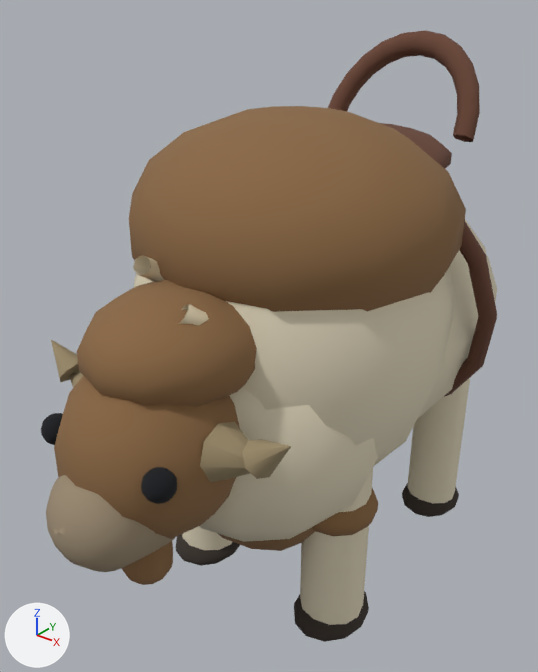
The glTF model models/bison.glb as it was, and as the next commit left it.
Before and after are seen from a 50 mm lens placed at (2.54, -3.71, 3.92), pointed at (-0.2, -0.28, 1.79). Lighting does not change. The marker at lower left points along +X, +Y and +Z. The older version comes first. Where no turn or scale is listed for an object, it has been applied to the vertices. Vertices at exactly the same position are counted once.

Names of what the first picture shows: 'coat', 'eyes', 'head', 'hooves', 'horns', 'marking', 'muzzle', 'saddle', 'wool'.
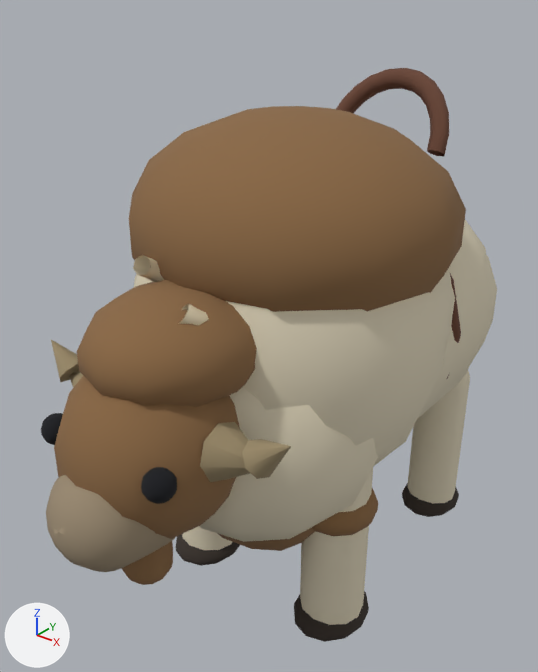
Patch to the scene script:
```diff
--- a/models/bison.glb.py
+++ b/models/bison.glb.py
@@ me_mesh_11 @@
 # used by ob_saddle; location = (0.0, 0.0, 0.0)
-me_mesh_11.from_pydata(...)  # 308 vertices, 584 faces; spans x -1.05..1.05, y -0.29..1.18, z 1.03..3.58
+me_mesh_11.from_pydata(...)  # 308 vertices, 584 faces; spans x -0.9..0.9, y -0.35..0.94, z 1.05..3.36
+# me_mesh_11 part 1: the loose piece of 105 vertices spanning x -0.58..0.58, y -0.29..0.99, z 2.69..3.07 is scaled about its middle by (0.906, 0.891, 0.811), then moved by (0.0, -0.13, -0.04)
+# me_mesh_11 part 2: the loose piece of 91 vertices spanning x -0.57..0.57, y 0.76..1.18, z 2.95..3.58 is scaled about its middle by (0.801, 0.782, 0.77), then moved by (0.0, -0.2, -0.15)
+# me_mesh_11 part 3: the loose piece of 112 vertices spanning x -1.05..1.05, y 0.05..0.65, z 1.03..3.07 is turned -7.4 degrees about the x axis through its middle and scaled by 0.86, then moved by (0.0, -0.15, -0.1)
 me_mesh_11.materials.append(mat_material_11)
```

Boxes [x1, y1, x2, y2] around the edits, measured in the pictures (538 x 672 px; the box of a moved part takes in the faces that stretch with it):
'saddle', reshaped (mostly hidden afterwards)
    before: [328, 30, 497, 397]
    after: [336, 68, 461, 379]
part 1 of me_mesh_11, moved or reshaped (not visible afterwards)
    before: [380, 123, 452, 168]
part 2 of me_mesh_11, moved or reshaped
    before: [328, 30, 480, 142]
    after: [336, 68, 449, 157]
part 3 of me_mesh_11, moved or reshaped
    before: [444, 221, 497, 397]
    after: [447, 272, 461, 379]
